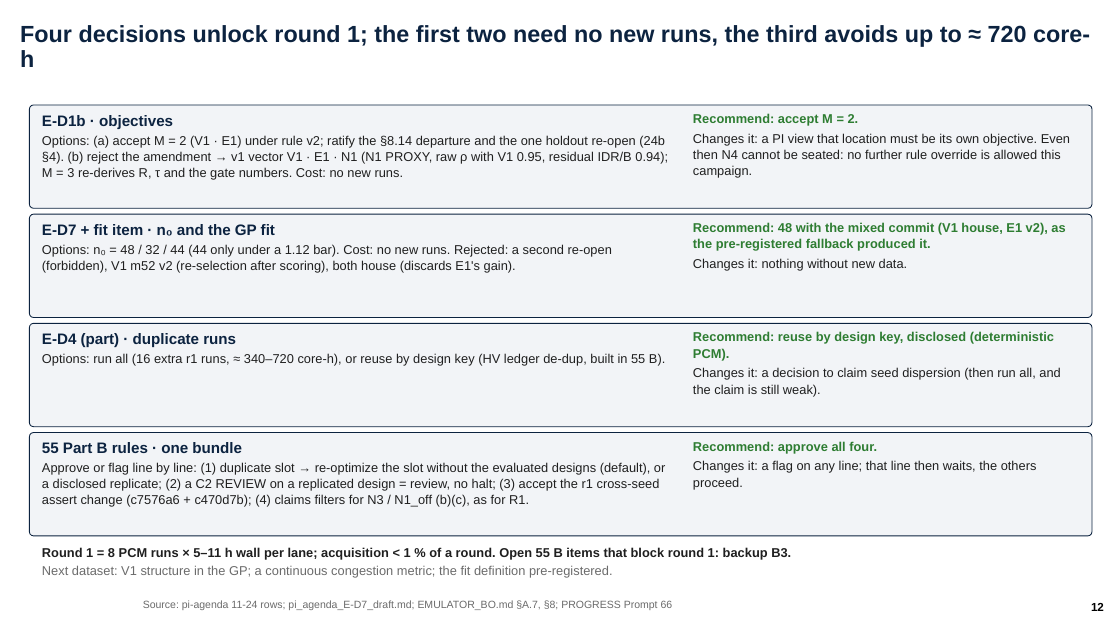
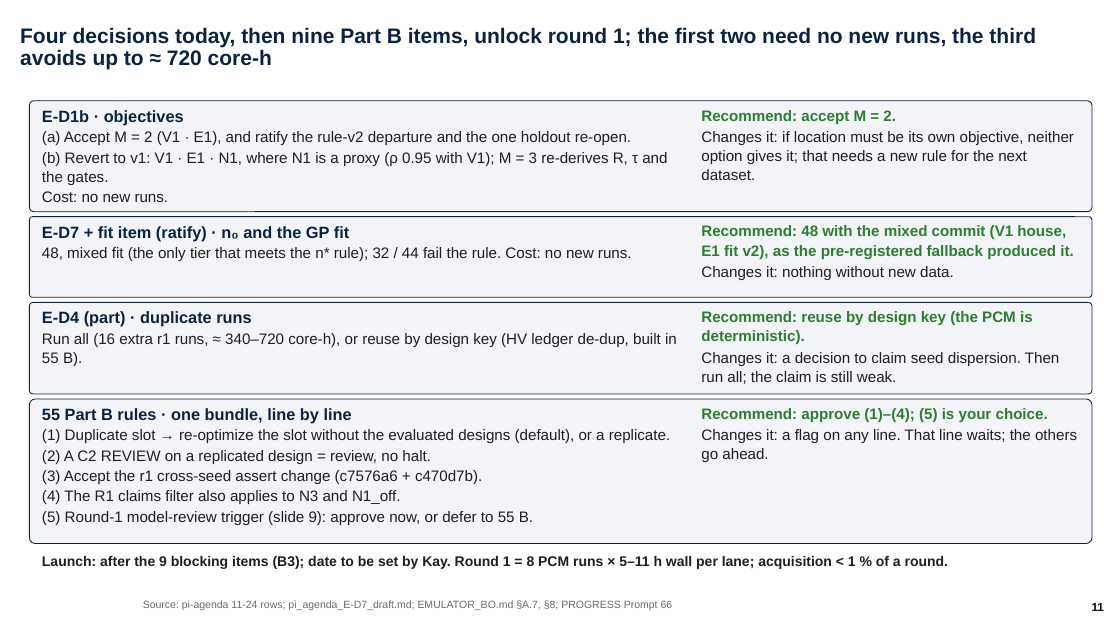
Before and after one commit to ylu283/RTS-GMLC, a slide deck: slide 11 of trial_0826/ercot/analysis/pi_overnight_1124/ercot_overnight.pptx (slide 12 before the commit). Drawn at 1120x630 pixels with LibreOffice and Linux fonts; fonts in the diff are those of the drawing; background and template pictures are left out. Boxes give left, top, right and bottom in pixels: in the first picture for what was removed or moved away, otherwise in the second. Text is boxed around its words. In the diff, an @@ line names an element or a change of style, - is before the commit and + after.

```diff
--- a/trial_0826/ercot/analysis/pi_overnight_1124/ercot_overnight.pptx
+++ b/trial_0826/ercot/analysis/pi_overnight_1124/ercot_overnight.pptx
@@ title at bbox=[20, 27, 1036, 70]: text changed; size 20 to 18 pt @@
-Four decisions unlock round 1; the first two need no new runs, the third avoids up to ≈ 720 core-h
+Four decisions today, then nine Part B items, unlock round 1; the first two need no new runs, the third avoids up to ≈ 720 core-h
@@ rounded rectangle: place and size @@
-rounded rectangle at bbox=[29, 105, 1092, 208]
+rounded rectangle at bbox=[29, 101, 1092, 212]
@@ text at bbox=[42, 110, 184, 125]: size 13 to 14 pt in "E-D1b · objectives"; less space between paragraphs @@
@@ text "Recommend: accept M = 2.": place and size @@
-text "Recommend: accept M = 2." at bbox=[693, 113, 1070, 178]
+text "Recommend: accept M = 2." at bbox=[701, 110, 1074, 180]
@@ text at bbox=[701, 110, 896, 124]: size 11 to 13 pt in "Recommend: accept M = 2."; less space between paragraphs @@
@@ text at bbox=[42, 131, 667, 202]: text changed; size 11 to 13 pt @@
-Options: (a) accept M = 2 (V1 · E1) under rule v2; ratify the §8.14 departure and the one holdout re-open (24b §4). (b) reject the amendment → v1 vector V1 · E1 · N1 (N1 PROXY, raw ρ with V1 0.95, residual IDR/B 0.94); M = 3 re-derives R, τ and the gate numbers. Cost: no new runs.
+(a) Accept M = 2 (V1 · E1), and ratify the rule-v2 departure and the one holdout re-open.
+(b) Revert to v1: V1 · E1 · N1, where N1 is a proxy (ρ 0.95 with V1); M = 3 re-derives R, τ and the gates.
+Cost: no new runs.
@@ text at bbox=[701, 131, 1074, 180]: text changed; size 11 to 13 pt @@
-Changes it: a PI view that location must be its own objective. Even then N4 cannot be seated: no further rule override is allowed this campaign.
+Changes it: if location must be its own objective, neither option gives it; that needs a new rule for the next dataset.
@@ rounded rectangle: place and size @@
-rounded rectangle at bbox=[29, 214, 1092, 318]
+rounded rectangle at bbox=[29, 217, 1092, 297]
@@ text at bbox=[42, 226, 632, 261]: text changed; size 11 to 13 pt @@
-E-D7 + fit item · n₀ and the GP fit
-Options: n₀ = 48 / 32 / 44 (44 only under a 1.12 bar). Cost: no new runs. Rejected: a second re-open (forbidden), V1 m52 v2 (re-selection after scoring), both house (discards E1's gain).
+E-D7 + fit item (ratify) · n₀ and the GP fit
+48, mixed fit (the only tier that meets the n* rule); 32 / 44 fail the rule. Cost: no new runs.
@@ text "Recommend: 48 with the mixed ...": place and size @@
-text "Recommend: 48 with the mixed ..." at bbox=[693, 222, 1065, 271]
+text "Recommend: 48 with the mixed ..." at bbox=[701, 225, 1073, 280]
@@ text at bbox=[701, 225, 1073, 259]: text changed; size 11 to 13 pt @@
-Recommend: 48 with the mixed commit (V1 house, E1 v2), as the pre-registered fallback produced it.
+Recommend: 48 with the mixed commit (V1 house, E1 fit v2), as the pre-registered fallback produced it.
@@ text at bbox=[701, 266, 954, 280]: size 11 to 13 pt in "Changes it: nothing without new data."; less space between paragraphs @@
@@ rounded rectangle: place and size @@
-rounded rectangle at bbox=[29, 323, 1092, 427]
+rounded rectangle at bbox=[29, 302, 1092, 394]
@@ text "E-D4 (part) · duplicate runs": place and size @@
-text "E-D4 (part) · duplicate runs" at bbox=[42, 333, 665, 366]
+text "E-D4 (part) · duplicate runs" at bbox=[42, 311, 677, 366]
@@ text at bbox=[42, 311, 251, 327]: size 13 to 14 pt in "E-D4 (part) · duplicate runs"; less space between paragraphs @@
@@ text at bbox=[701, 311, 1060, 384]: text changed; size 11 to 13 pt @@
-Recommend: reuse by design key, disclosed (deterministic PCM).
-Changes it: a decision to claim seed dispersion (then run all, and the claim is still weak).
+Recommend: reuse by design key (the PCM is deterministic).
+Changes it: a decision to claim seed dispersion. Then run all; the claim is still weak.
@@ text at bbox=[42, 333, 677, 366]: text changed; size 11 to 13 pt @@
-Options: run all (16 extra r1 runs, ≈ 340–720 core-h), or reuse by design key (HV ledger de-dup, built in 55 B).
+Run all (16 extra r1 runs, ≈ 340–720 core-h), or reuse by design key (HV ledger de-dup, built in 55 B).
@@ rounded rectangle: place and size @@
-rounded rectangle at bbox=[29, 433, 1092, 536]
+rounded rectangle at bbox=[29, 399, 1092, 544]
@@ text at bbox=[42, 408, 670, 525]: text changed; size 11 to 13 pt @@
-55 Part B rules · one bundle
-Approve or flag line by line: (1) duplicate slot → re-optimize the slot without the evaluated designs (default), or a disclosed replicate; (2) a C2 REVIEW on a replicated design = review, no halt; (3) accept the r1 cross-seed assert change (c7576a6 + c470d7b); (4) claims filters for N3 / N1_off (b)(c), as for R1.
+55 Part B rules · one bundle, line by line
+(1) Duplicate slot → re-optimize the slot without the evaluated designs (default), or a replicate.
+(2) A C2 REVIEW on a replicated design = review, no halt.
+(3) Accept the r1 cross-seed assert change (c7576a6 + c470d7b).
+(4) The R1 claims filter also applies to N3 and N1_off.
+(5) Round-1 model-review trigger (slide 9): approve now, or defer to 55 B.
@@ text at bbox=[701, 408, 1077, 462]: text changed; size 11 to 13 pt @@
-Recommend: approve all four.
-Changes it: a flag on any line; that line then waits, the others proceed.
+Recommend: approve (1)–(4); (5) is your choice.
+Changes it: a flag on any line. That line waits; the others go ahead.
@@ text at bbox=[42, 556, 948, 569]: text changed; size 11 to 12 pt @@
-Round 1 = 8 PCM runs × 5–11 h wall per lane; acquisition < 1 % of a round. Open 55 B items that block round 1: backup B3.
-Next dataset: V1 structure in the GP; a continuous congestion metric; the fit definition pre-registered.
+Launch: after the 9 blocking items (B3); date to be set by Kay. Round 1 = 8 PCM runs × 5–11 h wall per lane; acquisition < 1 % of a round.
@@ page number at bbox=[1092, 603, 1104, 611]: text changed @@
-12
+11
```
Also in this commit, not shown: 22 other slides changed, 1 slide added, 15 other files.
